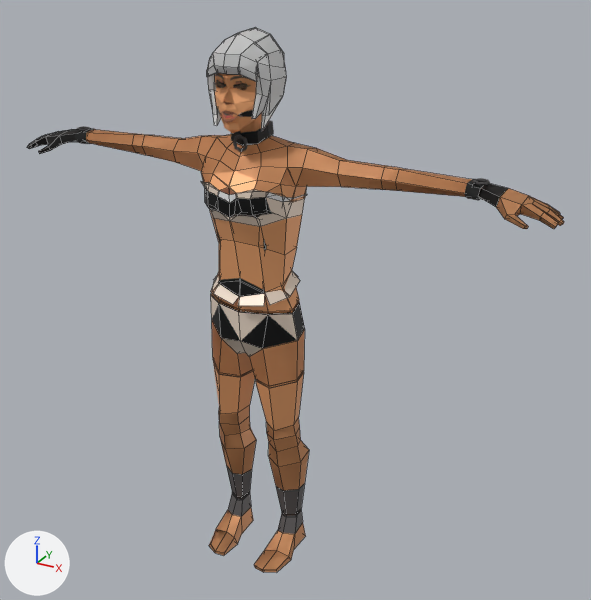
A saved change to the FBX model Assets/_Project/__Avatar_System2.0/Female/Regular_Body_Type/2. FBX/female_regular_body.fbx.
The view is the same before and after, from a 50 mm camera at (1.294, -2.088, 2.039) aimed at (0.105, 0.074, 0.958). The axes (+X, +Y, +Z) are drawn at lower left. The lights are the same throughout. The picture after the commit comes second. Mesh edges are drawn as thin lines on the coarser meshes.

In view in the first picture: 'Female_Feet_Body', 'Female_Feet_Stockings_Gray_NSFW', 'Female_Hair_Mem_Red', 'Female_Hair_Mem_White', 'Female_Hands_Black-Gloves_NSFW', 'Female_Hands_Body', 'Female_Head_Body', 'Female_Head_Gagged_NSFW', 'Female_Legs_Body', 'Female_Legs_Stockings_Gray_NSFW', 'Female_Torso_Body', 'Female_Torso_Corset_NSFW' and 1 more.
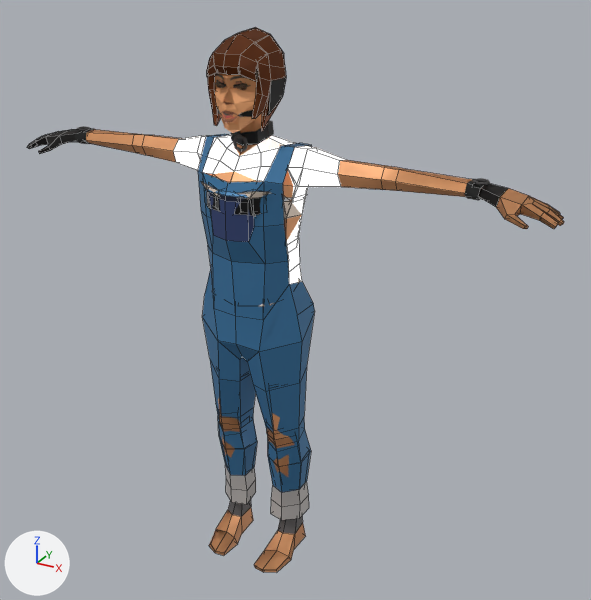
Location of each change, (x1, y1, x2, y2) in pixels of the pictures (591 x 600 px):
```json
{"object": "Female_Torso_CoverallsBlue", "change": "added", "after": [86, 129, 472, 520]}
{"object": "Female_Hair_Mem_White", "change": "recoloured", "before": [207, 27, 286, 119], "after": [207, 27, 286, 119], "on screen": "darker"}
{"object": "Female_Hair_Mem_Blonde", "change": "recoloured", "before": [207, 27, 286, 119], "after": [207, 27, 286, 119], "on screen": "darker"}
{"object": "Female_Hair_Mem_Red", "change": "recoloured", "before": [213, 82, 281, 131], "after": [213, 82, 281, 131]}
{"object": "Female_Torso_Body", "change": "unchanged, covered by the edit", "before": [197, 135, 472, 312], "after": [199, 138, 471, 242]}
{"object": "Female_Legs_Body", "change": "unchanged, covered by the edit", "before": [211, 296, 309, 515], "after": [218, 397, 295, 477]}
{"object": "Female_Torso_Corset_NSFW", "change": "unchanged, covered by the edit", "before": [86, 129, 307, 312], "after": [87, 130, 300, 306]}
{"object": "Female_Legs_Stockings_Gray_NSFW", "change": "unchanged, covered by the edit", "before": [211, 294, 305, 515]}
```

Edits to the scene script, one JSON object a line:
```json
{"block": "me_mesh_015", "where": "me_mesh_015.from_pydata(...)  # 129 vertices, 149 faces; spans x -0.108..0.108, y -0.146..0.107, z 1.575..1.809"}
{"op": "remove", "block": "me_mesh_015", "code": "me_mesh_015.materials.append(mat_lambert2_001)  # white #ffffff"}
{"op": "add", "block": "me_mesh_015", "code": "me_mesh_015.materials.append(mat_aa_pp_albedo)"}
{"block": "me_mesh_014", "where": "me_mesh_014.from_pydata(...)  # 129 vertices, 149 faces; spans x -0.108..0.108, y -0.146..0.107, z 1.538..1.809"}
{"op": "remove", "block": "me_mesh_014", "code": "me_mesh_014.materials.append(mat_lambert2_001)  # white #ffffff"}
{"op": "add", "block": "me_mesh_014", "code": "me_mesh_014.materials.append(mat_aa_pp_albedo)"}
{"block": "me_mesh_016", "where": "me_mesh_016.from_pydata(...)  # 129 vertices, 149 faces; spans x -0.108..0.108, y -0.146..0.107, z 1.575..1.809"}
{"op": "remove", "block": "me_mesh_016", "code": "me_mesh_016.materials.append(mat_lambert2_001)  # white #ffffff"}
{"op": "add", "block": "me_mesh_016", "code": "me_mesh_016.materials.append(mat_aa_pp_albedo)"}
{"op": "add", "block": "me_mesh", "code": ["me_mesh = bpy.data.meshes.new('Mesh')", "me_mesh.from_pydata(...)  # 297 vertices, 268 faces; spans x -0.685..0.685, y -0.161..0.139, z 0.13..1.506", "me_mesh.materials.append(mat_aa_pp_albedo)"]}
{"op": "add", "block": "ob_female_torso_coverallsblue", "code": ["ob_female_torso_coverallsblue = bpy.data.objects.new('Female_Torso_CoverallsBlue', me_mesh)", "ob_female_torso_coverallsblue.location = (0.0, 0.0, 0.0)"]}
```
